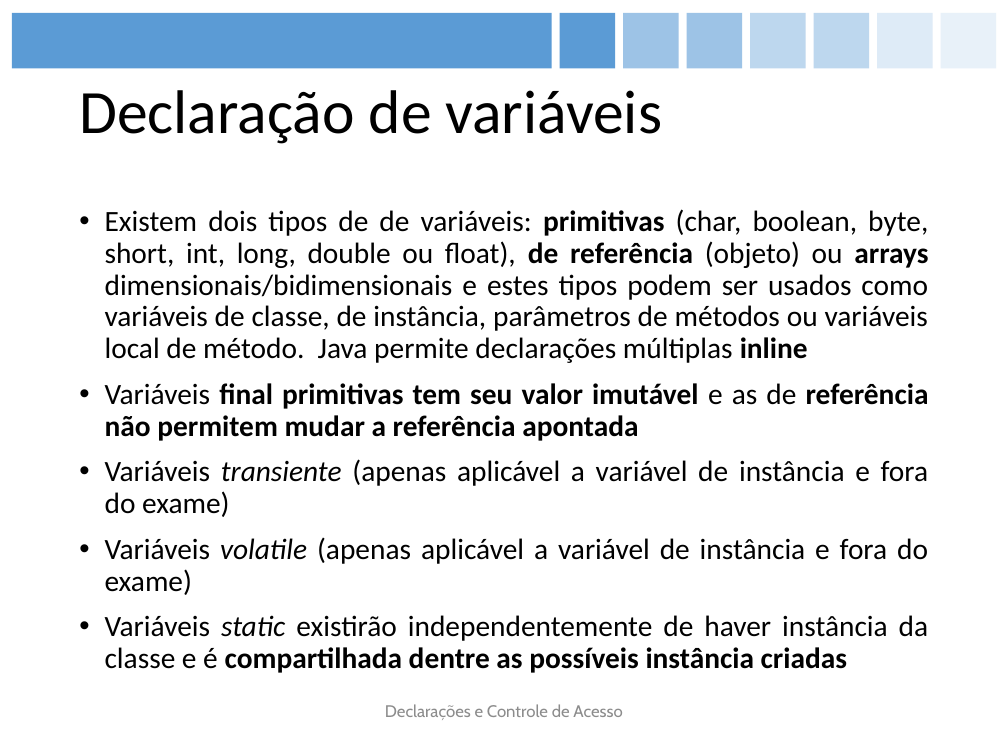
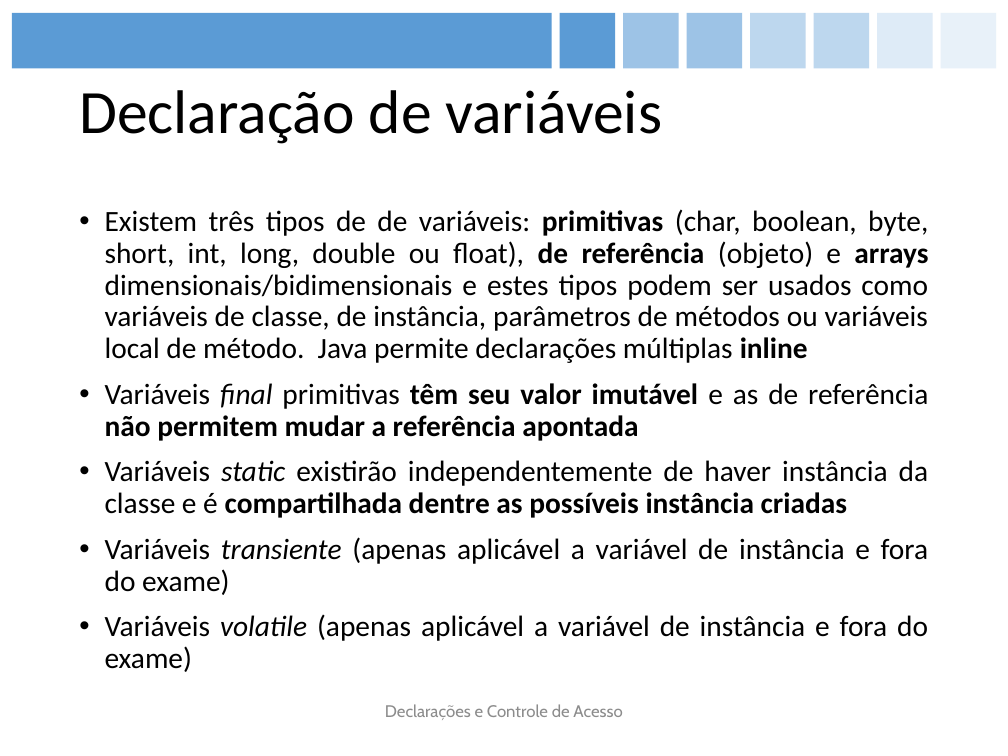
Before and after one commit to figueiredojrr/treinamentoJavaSeOcaAgosto, a slide deck: slide 26 of TreinamentoJavaSeOca/documentos/apresentação/OCA.pptx. Drawn at 1008x756 pixels with LibreOffice and Linux fonts; fonts in the diff are those of the drawing. Boxes give left, top, right and bottom in pixels: in the first picture for what was removed or moved away, otherwise in the second. Text is boxed around its words. In the diff, an @@ line names an element or a change of style, - is before the commit and + after.

```diff
--- a/TreinamentoJavaSeOca/documentos/apresentação/OCA.pptx
+++ b/TreinamentoJavaSeOca/documentos/apresentação/OCA.pptx
@@ text at (105, 209, 929, 518): text changed @@
-• Existem dois tipos de de variáveis: primitivas (char, boolean, byte, short, int, long, double ou float), de referência (objeto) ou arrays dimensionais/bidimensionais e estes tipos podem ser usados como variáveis de classe, de instância, parâmetros de métodos ou variáveis local de método. Java permite declarações múltiplas inline
-• Variáveis final primitivas tem seu valor imutável e as de referência não permitem mudar a referência apontada
+• Existem três tipos de de variáveis: primitivas (char, boolean, byte, short, int, long, double ou float), de referência (objeto) e arrays dimensionais/bidimensionais e estes tipos podem ser usados como variáveis de classe, de instância, parâmetros de métodos ou variáveis local de método. Java permite declarações múltiplas inline
+• Variáveis final primitivas têm seu valor imutável e as de referência não permitem mudar a referência apontada
+• Variáveis static existirão independentemente de haver instância da classe e é compartilhada dentre as possíveis instância criadas
@@ text at (105, 615, 929, 673): paragraph removed @@
-• Variáveis static existirão independentemente de haver instância da classe e é compartilhada dentre as possíveis instância criadas
```
Also in this commit, not shown: 20 other slides changed, 2 slides added.
